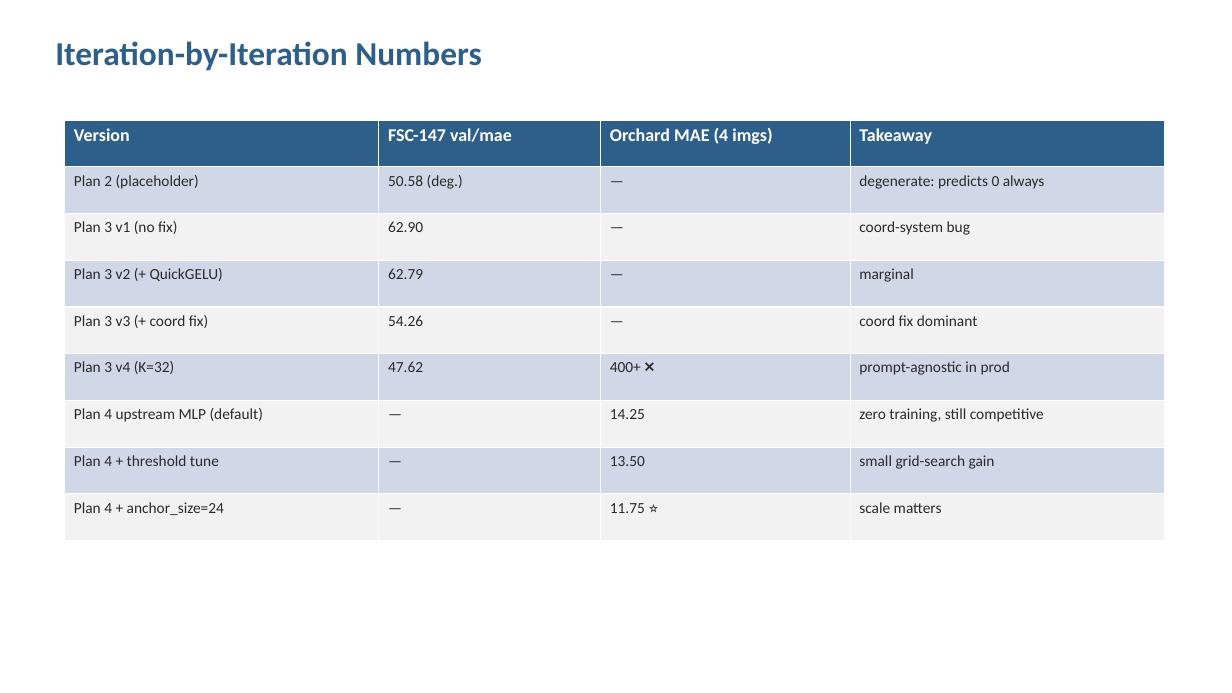
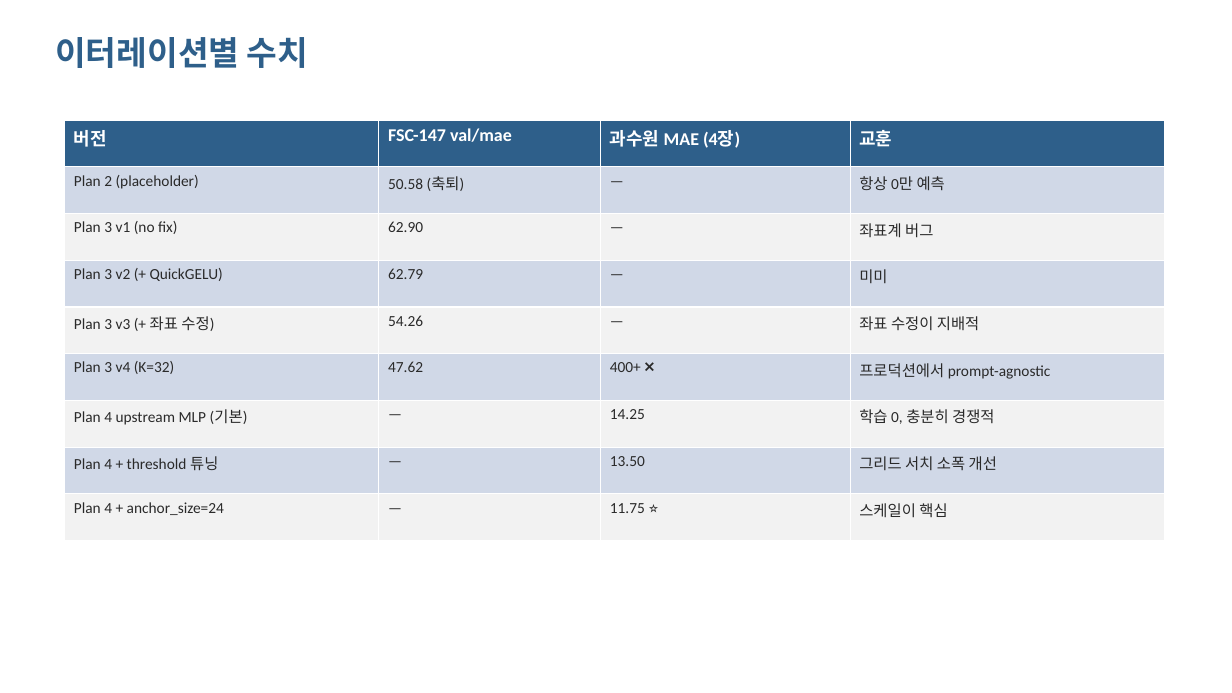
Before and after one commit to YBNML/fruit-counting, a slide deck: slide 9 of docs/presentations/fruit_counting_insights.pptx. Drawn at 1232x693 pixels with LibreOffice and Linux fonts; fonts in the diff are those of the drawing. Boxes give left, top, right and bottom in pixels: in the first picture for what was removed or moved away, otherwise in the second. Text is boxed around its words. In the diff, an @@ line names an element or a change of style, - is before the commit and + after.

```diff
--- a/docs/presentations/fruit_counting_insights.pptx
+++ b/docs/presentations/fruit_counting_insights.pptx
@@ text at [55,37,308,68]: text changed @@
-Iteration-by-Iteration Numbers
+이터레이션별 수치
@@ table at [65,120,1165,541] @@
-row 1: Version | FSC-147 val/mae | Orchard MAE (4 imgs) | Takeaway
+row 1: 버전 | FSC-147 val/mae | 과수원 MAE (4장) | 교훈
-row 2, column 2: 50.58 (deg.)
+row 2, column 2: 50.58 (축퇴)
-row 2, column 4: degenerate: predicts 0 always
+row 2, column 4: 항상 0만 예측
-row 3, column 4: coord-system bug
+row 3, column 4: 좌표계 버그
-row 4, column 4: marginal
+row 4, column 4: 미미
-row 5, column 1: Plan 3 v3 (+ coord fix)
+row 5, column 1: Plan 3 v3 (+ 좌표 수정)
-row 5, column 4: coord fix dominant
+row 5, column 4: 좌표 수정이 지배적
-row 6, column 4: prompt-agnostic in prod
+row 6, column 4: 프로덕션에서 prompt-agnostic
-row 7, column 1: Plan 4 upstream MLP (default)
+row 7, column 1: Plan 4 upstream MLP (기본)
-row 7, column 4: zero training, still competitive
+row 7, column 4: 학습 0, 충분히 경쟁적
-row 8, column 1: Plan 4 + threshold tune
+row 8, column 1: Plan 4 + threshold 튜닝
-row 8, column 4: small grid-search gain
+row 8, column 4: 그리드 서치 소폭 개선
-row 9, column 4: scale matters
+row 9, column 4: 스케일이 핵심
```
Also in this commit, not shown: 4 other slides changed, 20 slides added, 16 slides removed, 1 other file.
